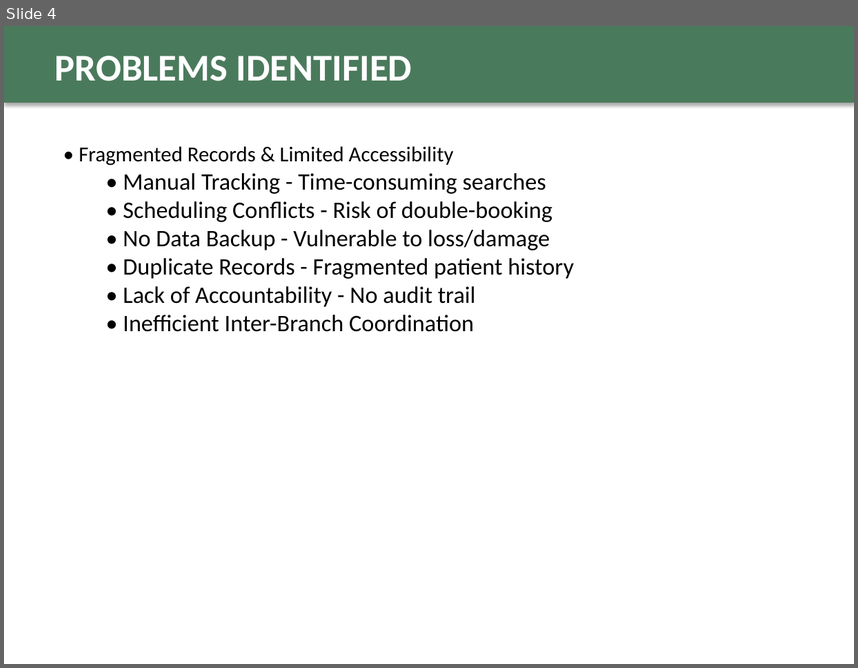
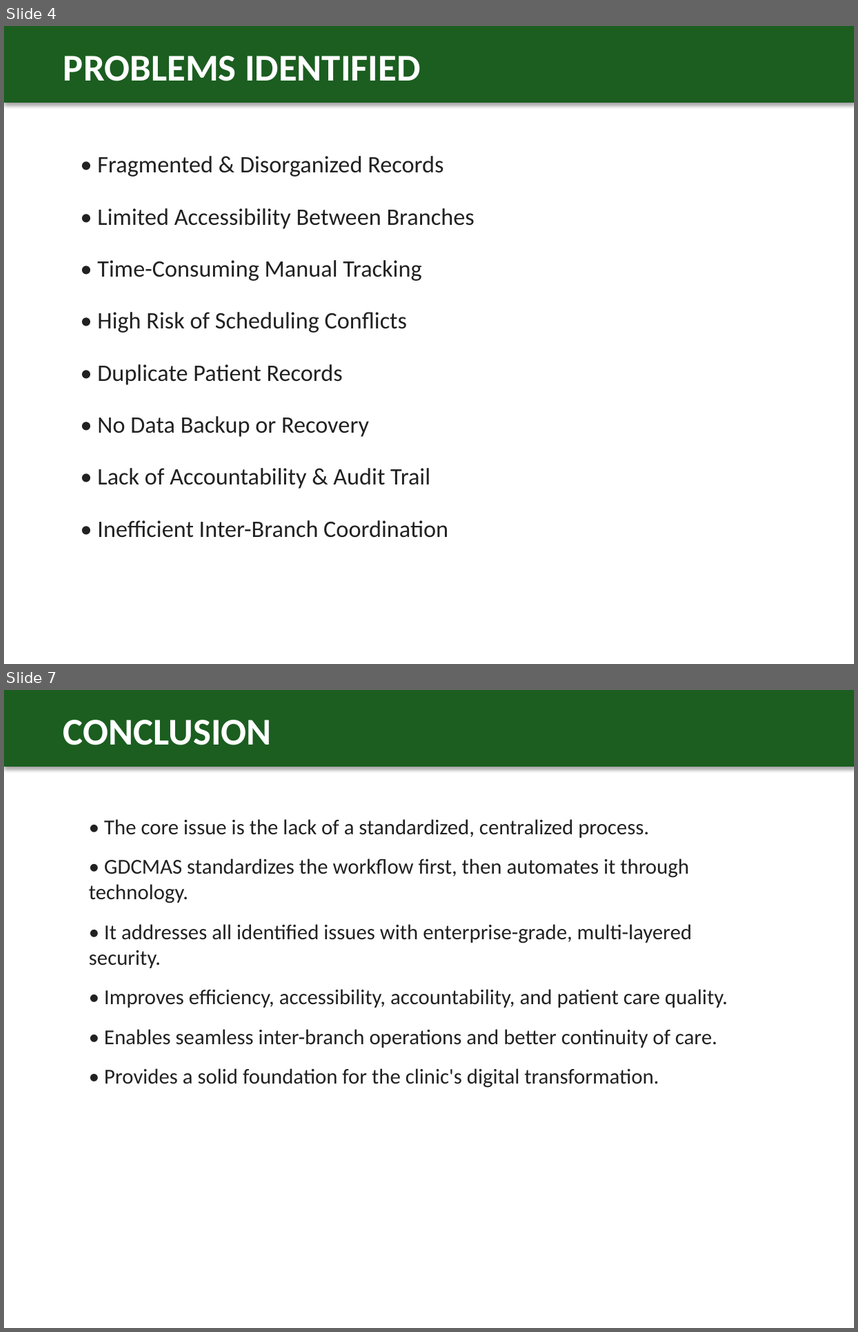
Before and after one commit to fritzmichael1-2/gonzaga-dental-clinic-system, a slide deck: GDCMAS_Final_Defense_Presentation.pptx. Shown one above the other, each under a label of ours: slide 4 before the commit, slides 4 and 7 after it; the slides between them are not shown. The pictures are 858x668 and 858x1332 pixels, drawn with LibreOffice and Linux fonts; fonts in the diff are those of the drawing. Boxes give left, top, right and bottom in pixels: in the first picture for what was removed or moved away, otherwise in the second. Text is boxed around its words. In the diff, an @@ line names an element or a change of style, - is before the commit and + after.

Commit message:
Redesign defense PPT with professional dental/medical theme and enhanced visuals

```diff
--- a/GDCMAS_Final_Defense_Presentation.pptx
+++ b/GDCMAS_Final_Defense_Presentation.pptx
@@ slide 7 added at [4, 690, 854, 1328], background #FFFFFF @@
@@ rectangle added at [4, 690, 854, 767], fill #1B5E20 @@
@@ text added at [63, 720, 272, 745], 32 pt, text #FFFFFF, bold @@
+CONCLUSION
@@ text added at [89, 819, 728, 1087], 18 pt, text #212121 @@
+• The core issue is the lack of a standardized, centralized process.
+• GDCMAS standardizes the workflow first, then automates it through technology.
+• It addresses all identified issues with enterprise-grade, multi-layered security.
+• Improves efficiency, accessibility, accountability, and patient care quality.
+• Enables seamless inter-branch operations and better continuity of care.
+• Provides a solid foundation for the clinic's digital transformation.
@@ slide 4 changed as well @@
@@ rectangle at [4, 26, 854, 103]: fill #4A7A5C to #1B5E20 @@
@@ text "PROBLEMS IDENTIFIED": place and size @@
-text "PROBLEMS IDENTIFIED" at [55, 56, 412, 81]
+text "PROBLEMS IDENTIFIED" at [63, 56, 420, 81]
@@ text "• Fragmented & Disorganized Records": place and size @@
-text "• Fragmented & Disorganized Records" at [79, 146, 574, 332]
+text "• Fragmented & Disorganized Records" at [97, 156, 475, 537]
@@ text at [97, 156, 475, 488]: text changed; text colour #000000 to #212121 @@
-• Fragmented Records & Limited Accessibility
-  • Manual Tracking - Time-consuming searches
-  • Scheduling Conflicts - Risk of double-booking
-  • No Data Backup - Vulnerable to loss/damage
-  • Duplicate Records - Fragmented patient history
-  • Lack of Accountability - No audit trail
+• Fragmented & Disorganized Records
+• Limited Accessibility Between Branches
+• Time-Consuming Manual Tracking
+• High Risk of Scheduling Conflicts
+• Duplicate Patient Records
+• No Data Backup or Recovery
+• Lack of Accountability & Audit Trail
@@ text at [97, 520, 448, 537]: text colour #000000 to #212121 in "• Inefficient Inter-Branch Coordination"; list level 2 to 1 in "• Inefficient Inter-Branch Coordination" @@
```
Also in this commit, not shown: 4 other slides changed, 2 other slides added, 3 slides removed.
